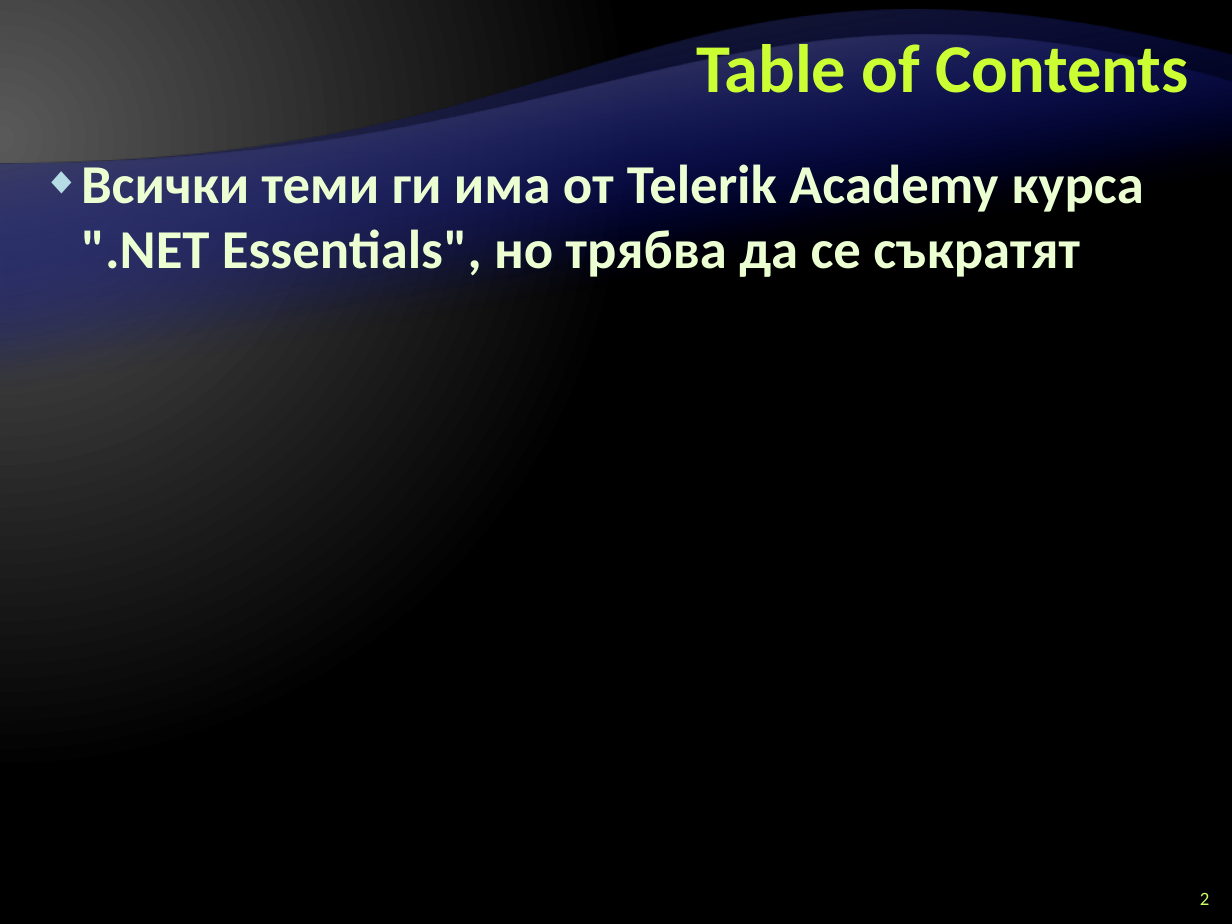
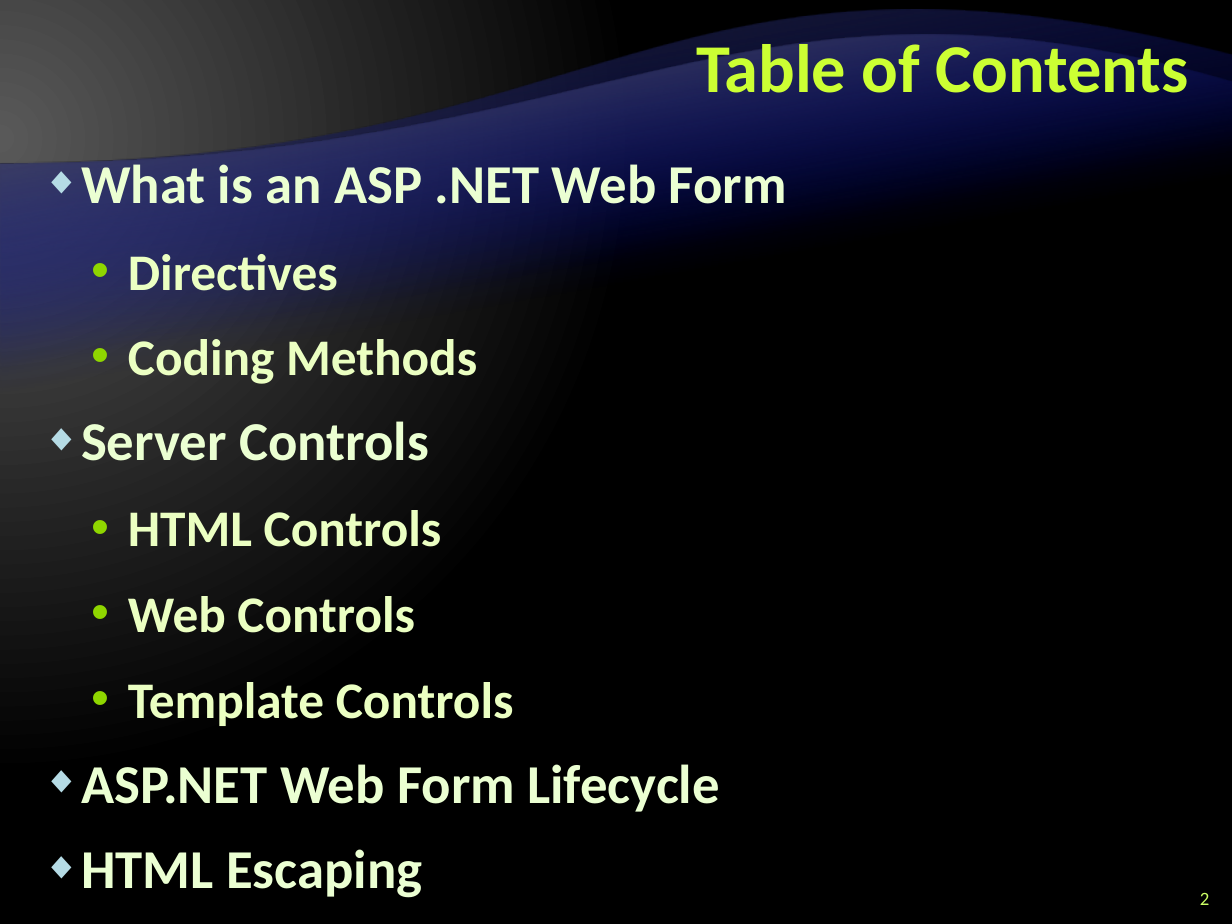
Before and after one commit to Graveheart/aspnetcourse, a slide deck: slide 2 of lectures/8. ASP.NET – Part I.pptx. Drawn at 1232x924 pixels with LibreOffice and Linux fonts; fonts in the diff are those of the drawing; background and template pictures are left out. Boxes give left, top, right and bottom in pixels: in the first picture for what was removed or moved away, otherwise in the second. Text is boxed around its words. In the diff, an @@ line names an element or a change of style, - is before the commit and + after.

```diff
--- a/lectures/8. ASP.NET – Part I.pptx
+++ b/lectures/8. ASP.NET – Part I.pptx
@@ text at [81,160,787,898]: text changed @@
-◆ Всички теми ги има от Telerik Academy курсa ".NET Essentials", но трябва да се съкратят
+◆ What is an ASP .NET Web Form
+  • Directives
+  • Coding Methods
+◆ Server Controls
+  • HTML Controls
+  • Web Controls
+  • Template Controls
+◆ ASP.NET Web Form Lifecycle
+◆ HTML Escaping
```
Also in this commit, not shown: 1 other slide changed, 29 slides added.
